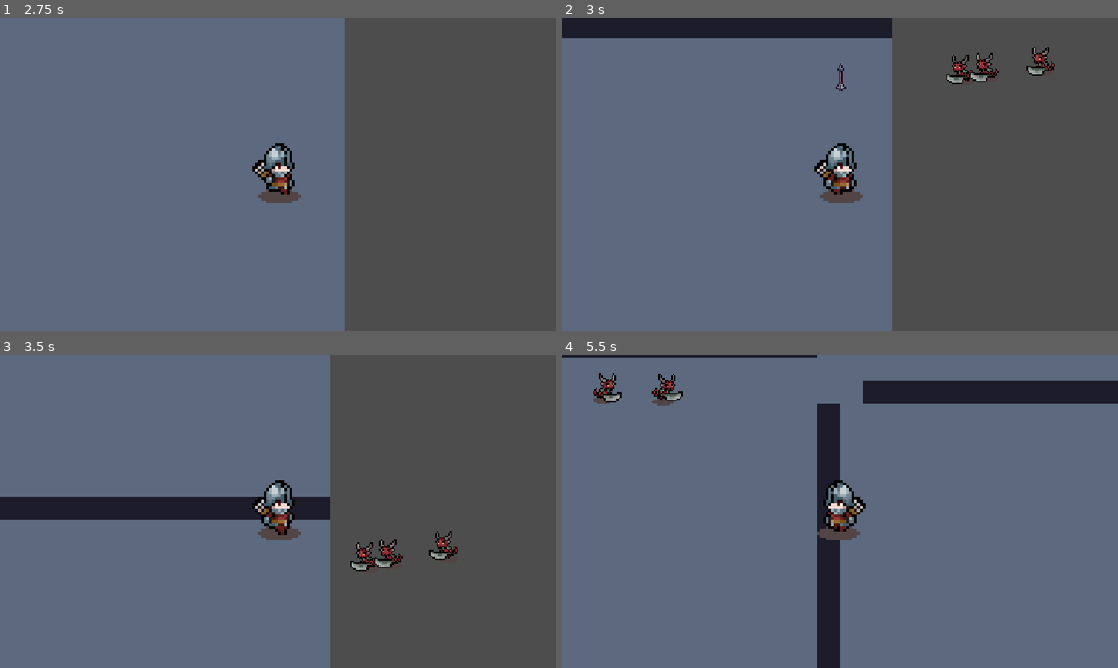
Above: before the commit, frames 1-4 (two rows, left to right).
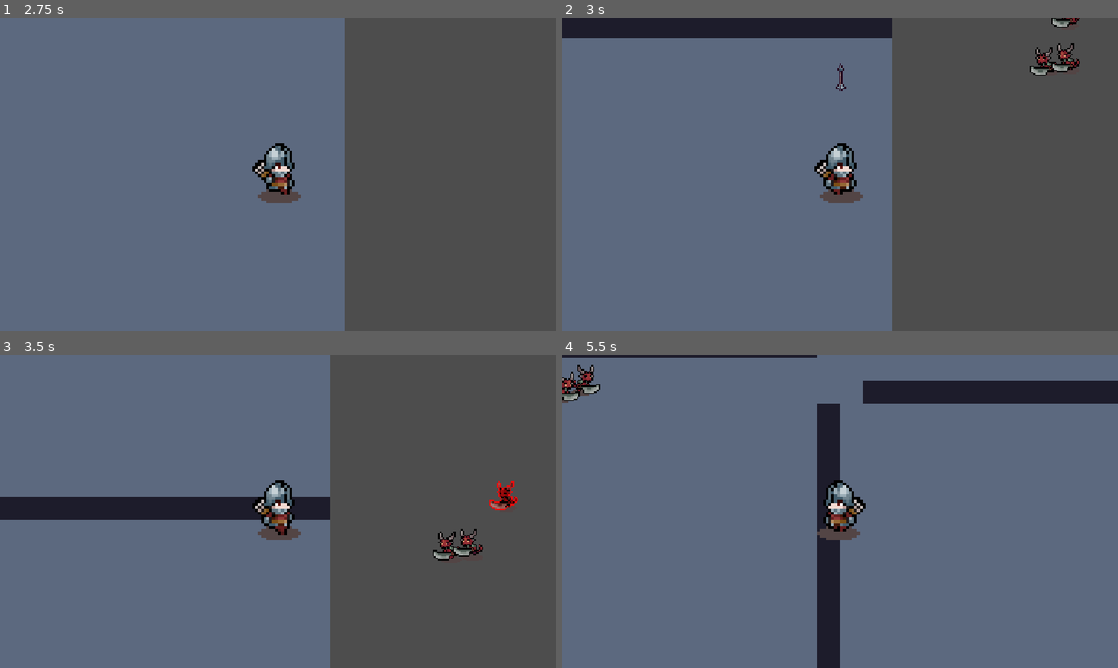
Above: after the commit, the same moments.

Repository: vorrjjard-2/game-dev
Game: Godot game, scene res://node_2d.tscn
Same seed, same stepped clock (60 frames per second), same inputs: the game is played once before the commit and once after it. The engine's default icon, where the game draws it, is replaced by a stand-in: a white triangle on a blue panel in a dark square.
Inputs:
- Up to frame 1 (2.75 s): tap Enter (ui_accept) at 0.5, 0.77, 1.52 s; hold Right (ui_right) 0.53-1.28 s; tap Space (shoot) at 0.6, 1.35, 2.1 s; hold Down (ui_down) 1.28-2.03 s; hold Right (ui_right) from 2.03 s (still down)
- Up to frame 2 (3 s): release Right (ui_right) at 2.78 s; hold Up (ui_up) from 2.78 s (still down); tap Space (shoot) at 2.85 s
- Up to frame 3 (3.5 s): keep holding Up (ui_up); tap Enter (ui_accept) at 3.02 s
- Up to frame 4 (5.5 s): release Up (ui_up) at 3.53 s; hold Left (ui_left) 3.53-5.03 s; tap Space (shoot) at 3.6, 4.35, 5.1 s; tap Enter (ui_accept) at 3.77, 4.52 s; hold Down (ui_down) from 5.03 s (still down)

Frame 1 is identical in both runs. In frame 2, 1.0% of the frame differs, in the area x 69-94%, y 0-22%; in frame 3, 1.2%, in the area x 63-94%, y 40-70%; in frame 4, 1.1%.

Commit message:
arrows now hurt enemies

Diff:
--- a/game-3/arrow.gd
+++ b/game-3/arrow.gd
@@ -6,6 +6,7 @@
 var shooter: Node = null
 
 func _ready() -> void:
+	add_to_group("projectile")
 	rotation = direction.angle()
 	body_entered.connect(_on_body_entered)
 	get_tree().create_timer(2.0).timeout.connect(queue_free) # remove arrows every 2 sec
--- a/game-3/arrow.tscn
+++ b/game-3/arrow.tscn
@@ -4,9 +4,11 @@
 [ext_resource type="Texture2D" uid="uid://k6hbi184o5jx" path="res://Tiny RPG Character Asset Pack 01 v2.0 -Free Soldier&Orc/Arrow(Projectile)/Arrow01(32x32).png" id="1_l5ahi"]
 
 [sub_resource type="RectangleShape2D" id="RectangleShape2D_gbb63"]
-size = Vector2(20, 7)
+size = Vector2(16, 5)
 
 [node name="Arrow" type="Area2D" unique_id=724070301]
+collision_layer = 3
+collision_mask = 3
 script = ExtResource("1_2ndhl")
 
 [node name="Sprite2D" type="Sprite2D" parent="." unique_id=809760904]
--- a/game-3/enemy.gd
+++ b/game-3/enemy.gd
@@ -2,7 +2,7 @@
 
 @onready var body = self
 @onready var animated_sprite: AnimatedSprite2D = $AnimatedSprite2D
-@onready var hurt_collision: Area2D = $Area2D
+@onready var player_collision: Area2D = $Area2D
 var player: Node2D
 const SPEED = 50.0
 var is_hurting: bool = false
@@ -16,7 +16,6 @@
 	if not is_instance_valid(player):
 		_find_player()
 		return
-
 	if is_hurting:
 		velocity = Vector2.ZERO
 		animated_sprite.play("hurt")
@@ -29,7 +28,7 @@
 			animated_sprite.flip_h = velocity.x < 0
 
 	move_and_slide()
-	if is_on_wall() and not is_hurting:
+	if is_on_wall():
 		animated_sprite.play("idle")
 
 func _find_player() -> void:
@@ -42,3 +41,9 @@
 func _on_area_2d_body_exited(body: Node2D) -> void:
 	if body == player or body.is_in_group("player"):
 		is_hurting = false
+
+func _on_area_2d_area_entered(area: Area2D) -> void:
+	if area.is_in_group("projectile") and not is_hurting:
+		is_hurting = true
+		area.queue_free()
+		animated_sprite.play("hurt")
--- a/game-3/enemy.tscn
+++ b/game-3/enemy.tscn
@@ -92,7 +92,7 @@
 "duration": 1.0,
 "texture": SubResource("AtlasTexture_kdav3")
 }],
-"loop": 1,
+"loop": 0,
 "name": &"hurt",
 "speed": 5.0
 }, {
@@ -175,5 +175,6 @@
 [node name="CollisionShape2D" type="CollisionShape2D" parent="Area2D" unique_id=1841276136]
 shape = SubResource("RectangleShape2D_7vxoj")
 
+[connection signal="area_entered" from="Area2D" to="." method="_on_area_2d_area_entered"]
 [connection signal="body_entered" from="Area2D" to="." method="_on_area_2d_body_entered"]
 [connection signal="body_exited" from="Area2D" to="." method="_on_area_2d_body_exited"]
--- a/game-3/node_2d.tscn
+++ b/game-3/node_2d.tscn
@@ -139,7 +139,7 @@
 "duration": 1.0,
 "texture": SubResource("AtlasTexture_fbwgr")
 }],
-"loop": 1,
+"loop": 0,
 "name": &"hurt",
 "speed": 5.0
 }, {
